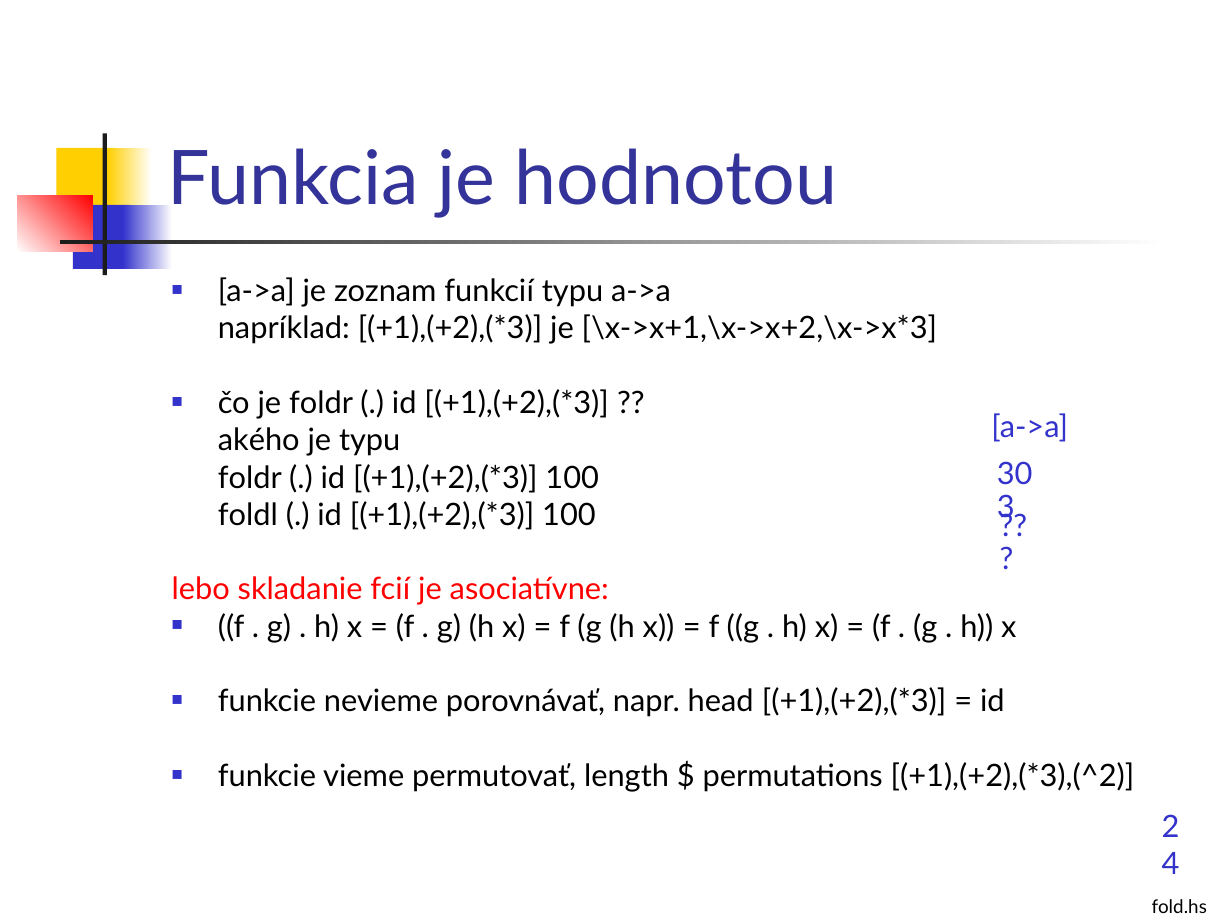
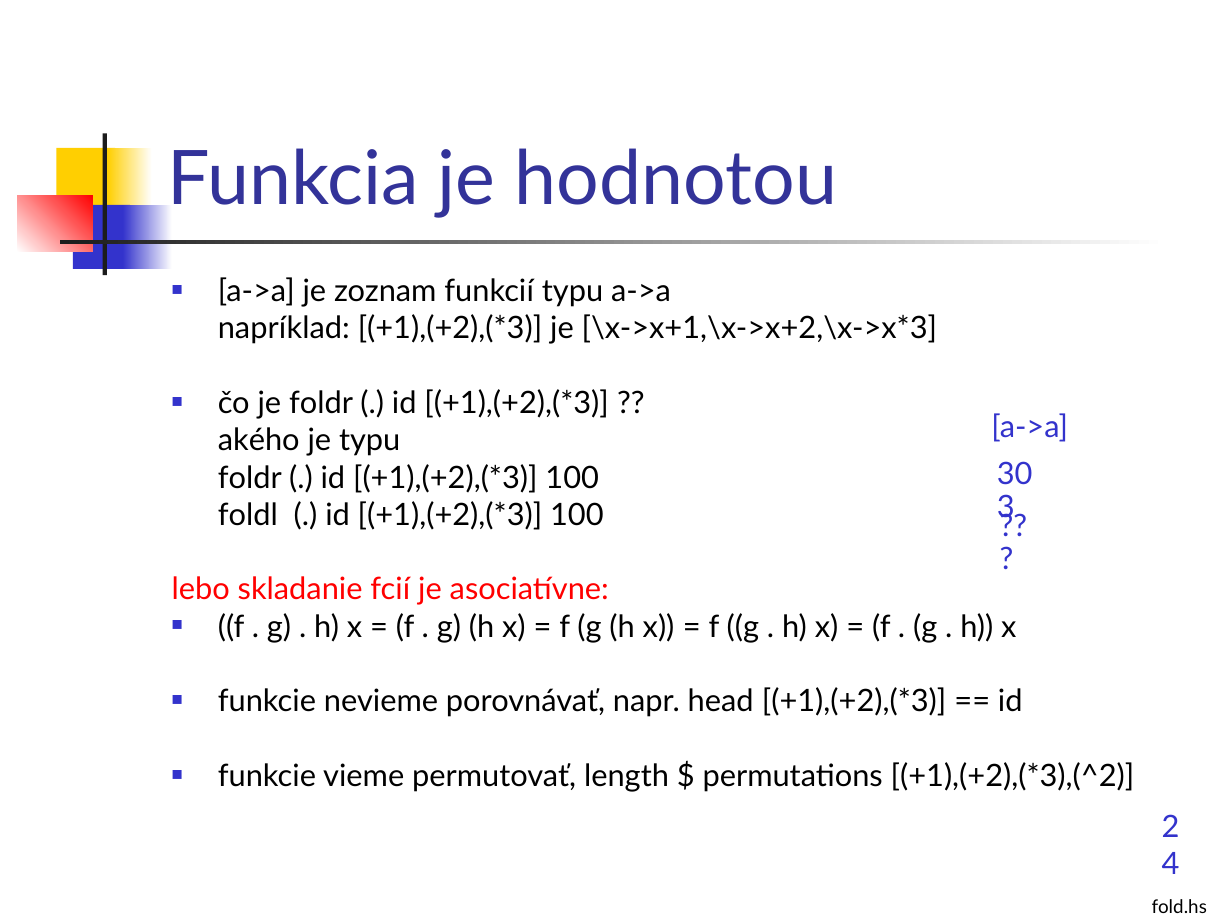
Before and after one commit to Funkcionalne/Prednasky, a slide deck: slide 20 of 02/02_fpro.ppt. Drawn at 1232x924 pixels with LibreOffice and Linux fonts; fonts in the diff are those of the drawing. Boxes give left, top, right and bottom in pixels: in the first picture for what was removed or moved away, otherwise in the second. Text is boxed around its words. In the diff, an @@ line names an element or a change of style, - is before the commit and + after.

```diff
--- a/02/02_fpro.ppt
+++ b/02/02_fpro.ppt
@@ text at bbox=[218, 687, 1023, 717]: text changed @@
-■ funkcie nevieme porovnávať, napr. head [(+1),(+2),(*3)] = id
+■ funkcie nevieme porovnávať, napr. head [(+1),(+2),(*3)] == id
```
Also in this commit, not shown: 2 other files.
